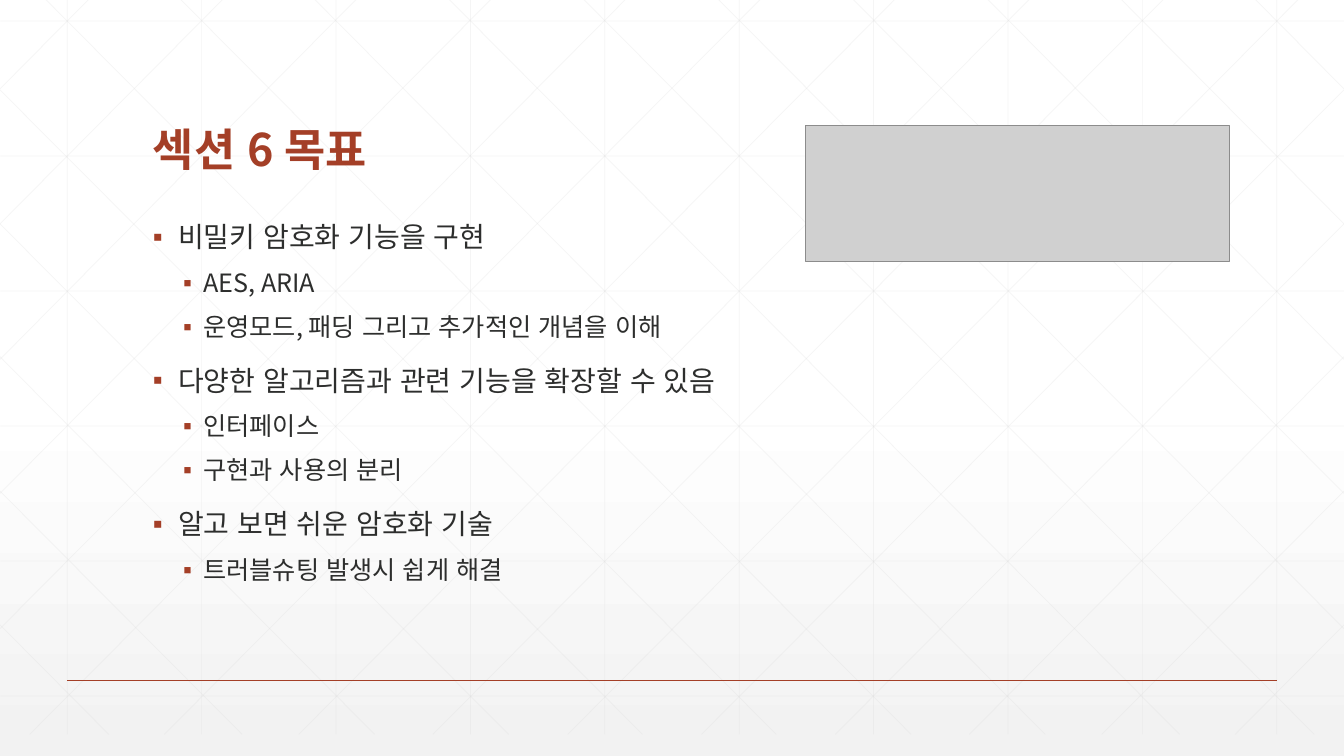
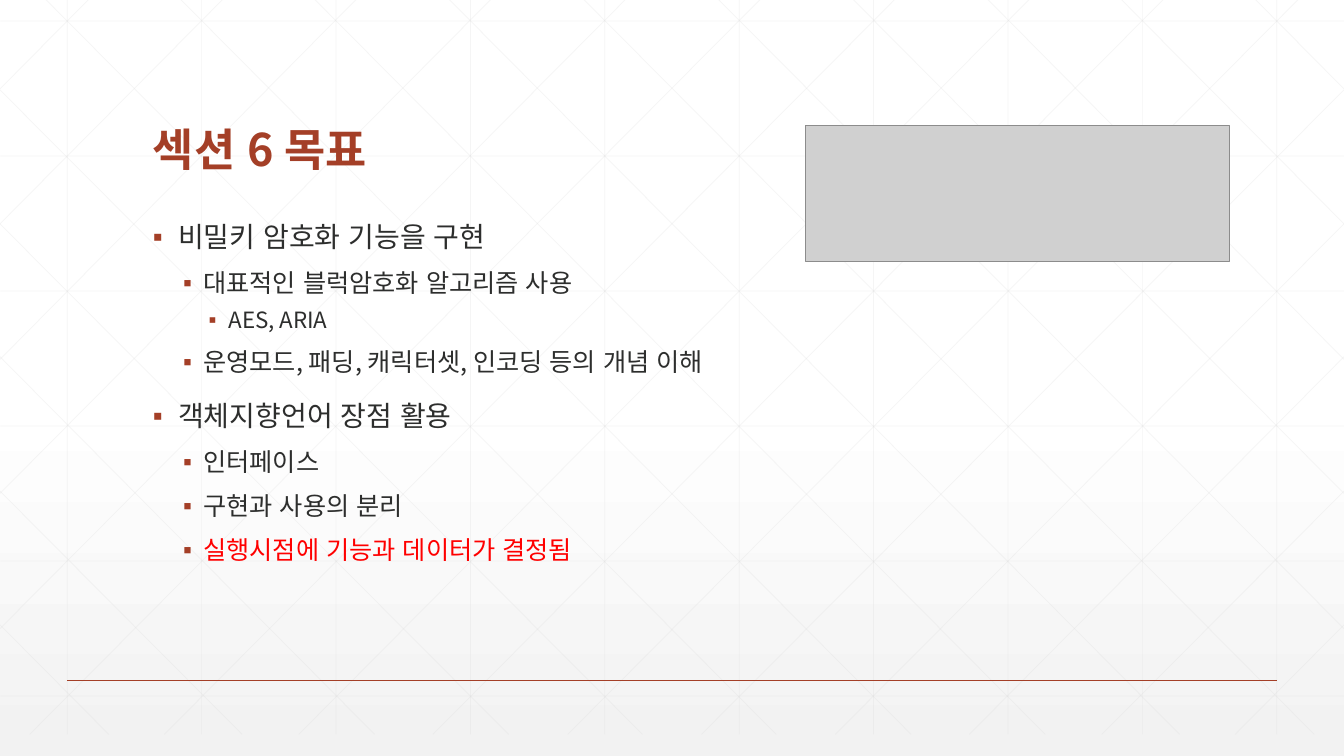
Before and after one commit to zeroshift01/code5, a slide deck: slide 2 of inflearn06/doc/6.암호화기능을구현합니다.pptx. Drawn at 1344x756 pixels with LibreOffice and Linux fonts; fonts in the diff are those of the drawing; grey boxes stand for pictures. Boxes give left, top, right and bottom in pixels: in the first picture for what was removed or moved away, otherwise in the second. Text is boxed around its words. In the diff, an @@ line names an element or a change of style, - is before the commit and + after.

```diff
--- a/inflearn06/doc/6.암호화기능을구현합니다.pptx
+++ b/inflearn06/doc/6.암호화기능을구현합니다.pptx
@@ text at (203,271,572,294): paragraph added @@
+  ▪ 대표적인 블럭암호화 알고리즘 사용
@@ text at (228,311,328,332): size 18 to 16 pt in "AES, ARIA"; list level 2 to 3 in "AES, ARIA" @@
@@ text at (178,350,703,429): text changed @@
-  ▪ 운영모드, 패딩 그리고 추가적인 개념을 이해
-▪ 다양한 알고리즘과 관련 기능을 확장할 수 있음
+  ▪ 운영모드, 패딩, 캐릭터셋, 인코딩 등의 개념 이해
+▪ 객체지향언어 장점 활용
@@ text at (203,538,573,561): text changed; text colour #2D2E2D to #FF0000 @@
-▪ 알고 보면 쉬운 암호화 기술
-  ▪ 트러블슈팅 발생시 쉽게 해결
+  ▪ 실행시점에 기능과 데이터가 결정됨
```
Also in this commit, not shown: 3 other slides changed, 3 slides added, 2 slides removed, 46 other files.
